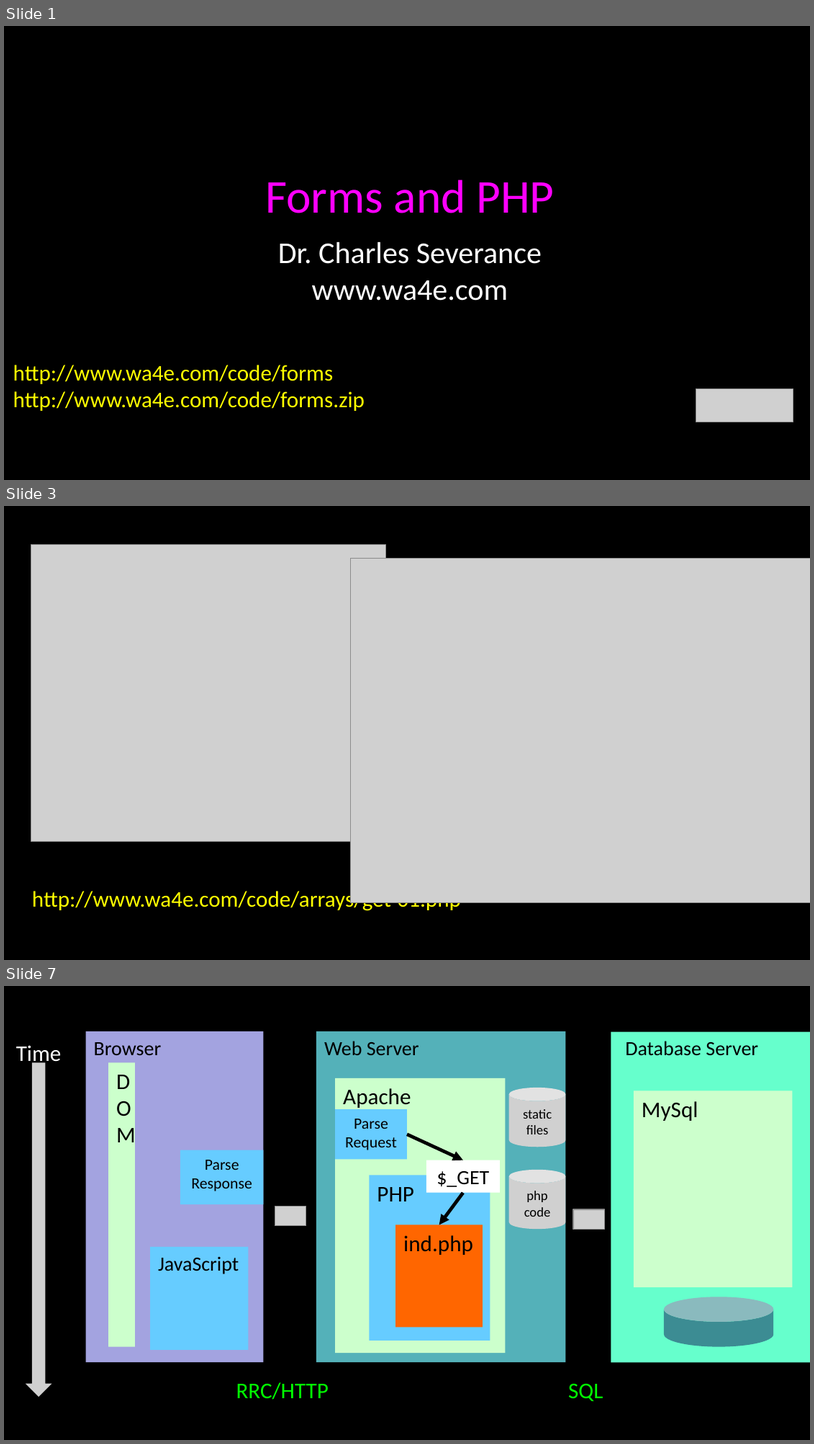
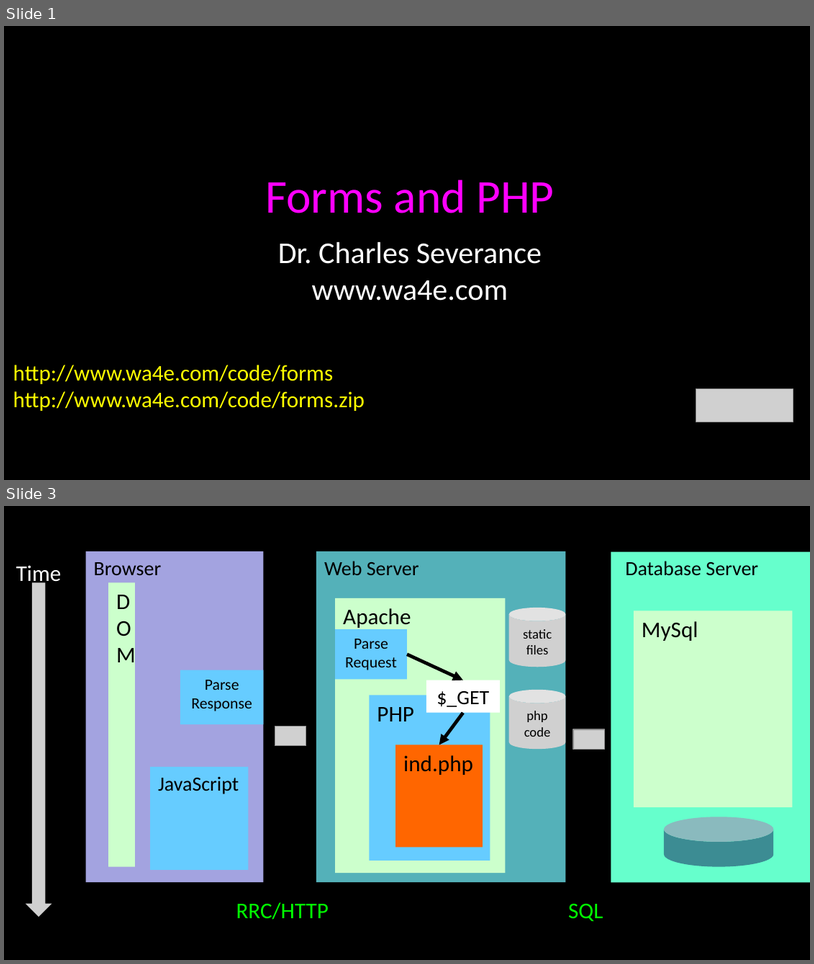
Before and after one commit to csev/wa4e, a slide deck: lectures/PHP-04-Forms.ppt. Shown one above the other, each under a label of ours: slides 1, 3 and 7 before the commit, slides 1 and 3 after it; the slides between them are not shown. The pictures are 814x1444 and 814x964 pixels, drawn with LibreOffice and Linux fonts; fonts in the diff are those of the drawing; grey boxes stand for pictures. Boxes give left, top, right and bottom in pixels: in the first picture for what was removed or moved away, otherwise in the second. Text is boxed around its words. In the diff, an @@ line names an element or a change of style, - is before the commit and + after.

```diff
--- a/lectures/PHP-04-Forms.ppt
+++ b/lectures/PHP-04-Forms.ppt
@@ slide 3 removed at [4, 506, 810, 960], background #000000; not listed: 1 template element that a slide beside it also shows @@
@@ picture removed at [31, 545, 386, 842] @@
@@ picture removed at [351, 559, 810, 903] @@
@@ text removed at [32, 888, 461, 911] @@
-http://www.wa4e.com/code/arrays/get-01.php
@@ what was slide 7 is now slide 3 @@
```
Also in this commit, not shown: 18 slides changed, 4 slides added, 3 other slides removed, 3 other files.
